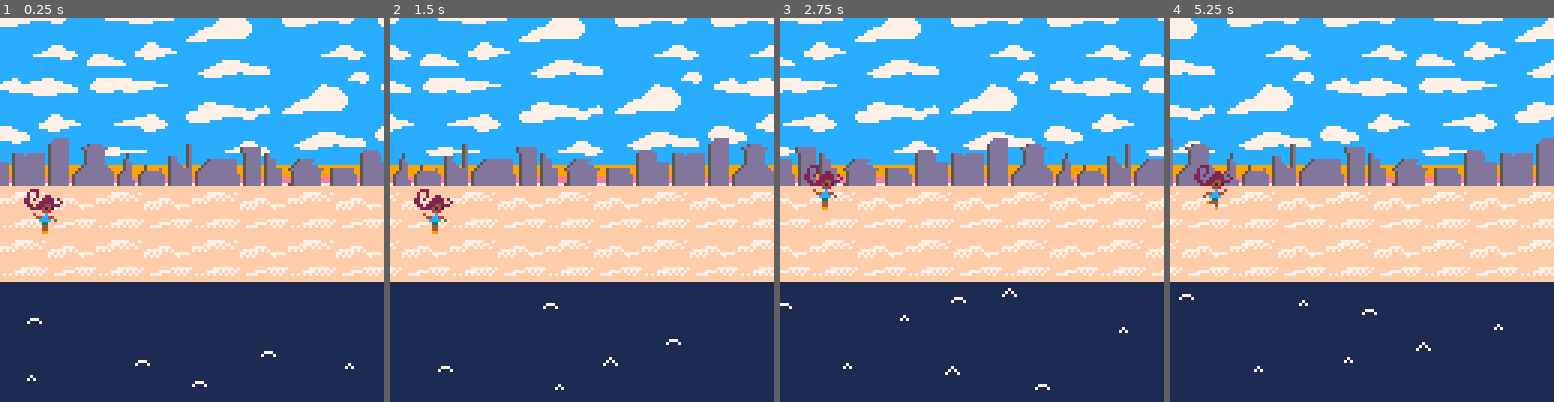
Above: before the commit, frames 1-4 (left to right).
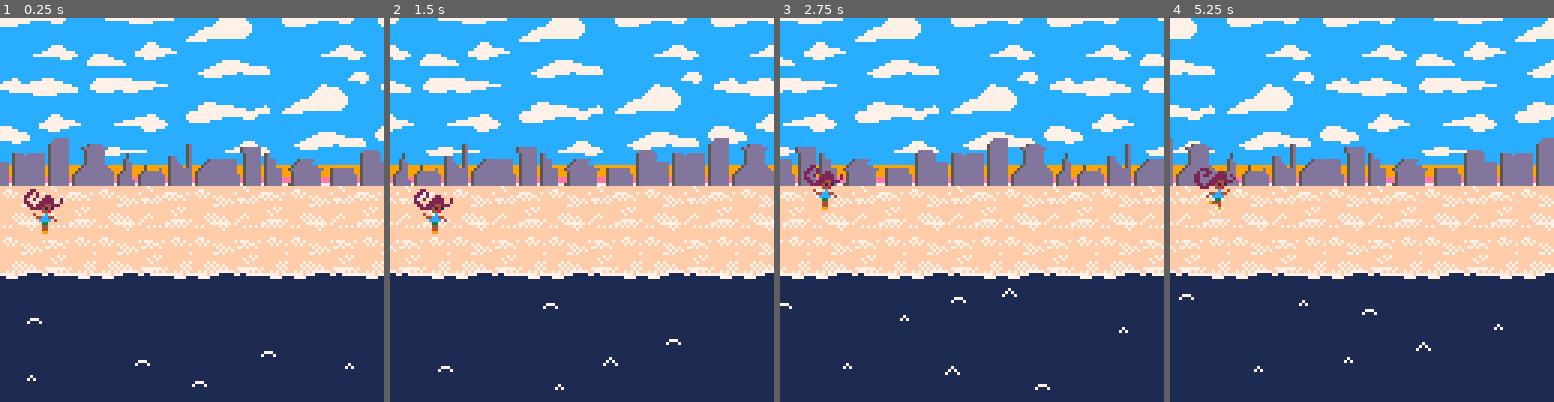
Above: after the commit, the same moments.

Repository: saidyeti/LD35
Game: PICO-8 cartridge ld35.p8
The game is run twice, just before and just after one commit, with the same random seed, the same clock (stepped at 60 frames per second) and the same inputs.
Inputs:
- Up to frame 1 (0.25 s): no input
- Up to frame 2 (1.5 s): tap X (X key) at 0.33, 1.07 s; tap O (Z key) at 0.7 s
- Up to frame 3 (2.75 s): hold Right 1.6-2.1 s; tap O (Z key) at 1.7, 2.1, 2.5 s; tap X (X key) at 1.85 s; hold Up 2.15-2.42 s; hold Right from 2.47 s (still down)
- Up to frame 4 (5.25 s): tap O (Z key) every 0.4 s from 2.9 to 4.9 s; tap X (X key) at 2.97, 4.08, 5.2 s; release Right at 3.03 s; hold Left 3.08-3.58 s; hold Down 3.63-3.97 s; hold Right 4.02-4.68 s; hold Up 4.73-5.03 s; hold Left from 5.08 s (still down)

The runs differ from the first frame. In frame 1, 7.5% of the frame differs, in the area x 0-100%, y 43-69%; in frame 2, 7.5%; in frame 3, 7.5%; in frame 4, 7.8%, in the area x 0-100%, y 38-69%.

Commit message:
added sun sprite, fixed ocean lining and sand

Diff:
--- a/ld35.p8
+++ b/ld35.p8
@@ -508,10 +508,10 @@
 a8a9aaaba4a5a6a7acadaeafa0a1a2a3a8a9aaaba4a5a6a7acadaeafa0a1a2a3d4d5d6d7c2c2c2c2c2c2c2c2000000000000000000000000000000000000000000000000000000000000000000000000000000000000000000000000000000000000000000000000000000000000000000000000000000000000000000000000
 b8b9babbb4b5b6b7bcbdbebfb0b1b2b3b8b9babbb4b5b6b7bcbdbebfb0b1b2b3e4e5e6e7e8e9eaebecedeeefe0e1e2e30000000000000000000000000000000000000000000000000000000000000000000000000000000000000000000000000000000000000000000000000000000000000000000000000000000000000000
 6565656565656565656565656565656565656565656565656565656565656565f4f5f6f7f8f9fafbfcfdfefff0f1f2f3c400000000000000000000000000000000000000000000000000000000000000000000000000000000000000000000000000000000000000000000000000000000000000000000000000000000000000
-4849464748494647484946474849464700000000000000000000000000000000d6d600000000000000000000000000000000000000000000000000000000000000000000000000000000000000000000000000000000000000000000000000000000000000000000000000000000000000000000000000000000000000000000
-5859565758595657585956575859565700000000000000000000000000d6d6d6d6d6d6d60000000000000000000000000000000000000000000000000000000000000000000000000000000000000000000000000000000000000000000000000000000000000000000000000000000000000000000000000000000000000000
-4849464748494647484946474849464700000000000000000000000000000000000000000000000000000000000000000000000000000000000000000000000000000000000000000000000000000000000000000000000000000000000000000000000000000000000000000000000000000000000000000000000000000000
-5859565758595657585956575859565700000000000000000000000000d60000000000000000000000000000000000000000000000000000000000000000000000000000000000000000000000000000000000000000000000000000000000000000000000000000000000000000000000000000000000000000000000000000
+4647484946474849464748494647484900000000000000000000000000000000d6d600000000000000000000000000000000000000000000000000000000000000000000000000000000000000000000000000000000000000000000000000000000000000000000000000000000000000000000000000000000000000000000
+5657585956575859565758595657585900000000000000000000000000d6d6d6d6d6d6d60000000000000000000000000000000000000000000000000000000000000000000000000000000000000000000000000000000000000000000000000000000000000000000000000000000000000000000000000000000000000000
+c5c6c6c7c5c6c6c7c5c6c6c7c5c6c6c700000000000000000000000000000000000000000000000000000000000000000000000000000000000000000000000000000000000000000000000000000000000000000000000000000000000000000000000000000000000000000000000000000000000000000000000000000000
+d5d6d6d7d5d6d6d7d5d6d6d7d5d6d6d700000000000000000000000000d60000000000000000000000000000000000000000000000000000000000000000000000000000000000000000000000000000000000000000000000000000000000000000000000000000000000000000000000000000000000000000000000000000
 4a4a4a4a4a4a4a4a4a4a4a4a4a4a4a4a00000000000000000000000000000000000000000000000000000000000000000000000000000000000000000000000000000000000000000000000000000000000000000000000000000000000000000000000000000000000000000000000000000000000000000000000000000000
 4a4a4a4a4a4a4a4a4a4a4a4a4a4a4a4a00000000000000000000000000000000000000000000000000000000000000000000000000000000000000000000000000000000000000000000000000000000000000000000000000000000000000000000000000000000000000000000000000000000000000000000000000000000
 4a4a4a4a4a4a4a4a4a4a4a4a4a4a4a4a00000000000000000000000000000000000000000000000000000000000000000000000000000000000000000000000000000000000000000000000000000000000000000000000000000000000000000000000000000000000000000000000000000000000000000000000000000000
Not shown, changed: 47 lines of the sprite sheet (__gfx__) section of ld35.p8
